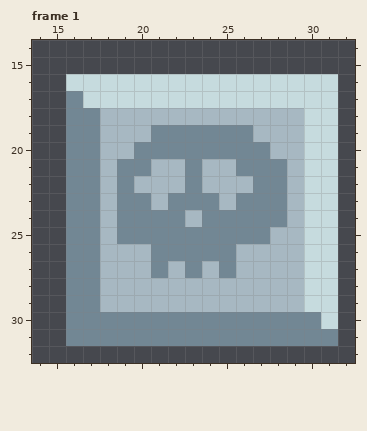
Edited in one commit: pixel-art file (public/assets/graphics/snek-tiles.ase). The picture above is the old version.
48x48 pixels, 13 frames. Shown: frame 1: x 14..32, y 14..32.
After:
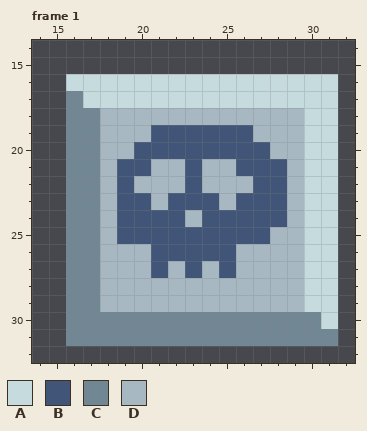
Palette (. is transparent): A #c6dbde  B #405578  C #728794  D #a7b8c2
Difference:
Frame 1, layer "layer":
y 19: x 21..26 CCCCCC -> BBBBBB
y 20: x 20..27 CCCCCCCC -> BBBBBBBB
y 21: x 19..20 CC -> BB; x 23 C -> B; x 26..28 CCC -> BBB
y 22: x 19 C -> B; x 23 C -> B; x 27..28 CC -> BB
y 23: x 19..20 CC -> BB; x 22..24 CCC -> BBB; x 26..28 CCC -> BBB
y 24: x 19..22 CCCC -> BBBB; x 24..28 CCCCC -> BBBBB
y 25: x 19..27 CCCCCCCCC -> BBBBBBBBB
y 26: x 21..25 CCCCC -> BBBBB
y 27: x 21 C -> B; x 23 C -> B; x 25 C -> B
Changed places in both pictures, as pixel boxes (x1, y1, x2, y2):
changed: (117, 125, 287, 278)
